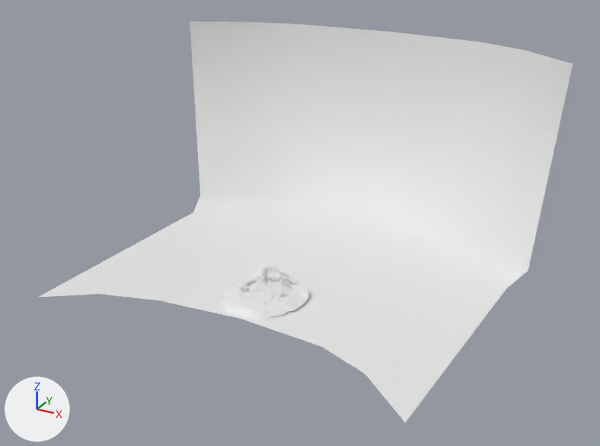
An edit to the FBX model Assets/_Project/Models/stage/0000/stage_carnival_ground.fbx, drawn before and after from the same camera.
Both versions are drawn from a 50 mm camera at (82.7, -135.1, 84.8) aimed at (2.0, 11.8, 11.4). The axes (+X, +Y, +Z) are drawn at lower left. The lights are the same throughout. Materials are left out; every surface is plain grey. Where no turn or scale is listed for an object, it has been applied to the vertices.

Objects in the first picture: 'back', 'ground'.
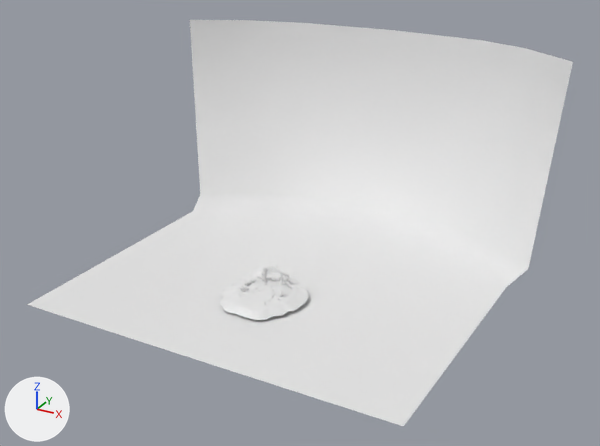
Pixel boxes [x1, y1, x2, y2] of what changed, in the pictures (600 x 446 px):
'back', reshaped
    before: [39, 21, 573, 423]
    after: [27, 20, 573, 426]

The change, as a diff of the scene's bpy script:
```diff
--- a/Assets/_Project/Models/stage/0000/stage_carnival_ground.fbx.py
+++ b/Assets/_Project/Models/stage/0000/stage_carnival_ground.fbx.py
@@ me_mesh_001 @@
 me_mesh_001.from_pydata(...)  # 28 vertices, 18 faces; spans x -48.4..49.8, y -28.6..61.4, z -3.5..46.0
 # used by ob_back; location = (0.0, 0.0, 0.0)
 # before: 0 (49.8, 41.4, 46.0) at pixel (572, 63), 1 (-48.4, 43.8, 45.8) at pixel (189, 21), 2 (-22.4, 58.8, 44.9) at pixel (305, 24), 3 (24.7, 59.3, 44.9) at pixel (480, 41), 4 (1.2, 61.4, 44.7) at pixel (392, 31)
 # before: 5 (36.9, 53.4, 45.2) at pixel (525, 50), 6 (-36.8, 53.3, 45.2) at pixel (247, 21), 7 (-45.5, 40.5, -1.3) at pixel (200, 195), 8 (-20.9, 55.1, -2.2) at pixel (302, 197), 9 (23.2, 55.5, -2.2) at pixel (454, 227)
 # before: 10 (46.6, 38.3, -1.2) at pixel (528, 270), 11 (1.1, 57.6, -2.4) at pixel (378, 209), 12 (34.7, 49.9, -1.9) at pixel (491, 243), 13 (-34.5, 49.8, -1.9) at pixel (251, 193), 21 (-42.0, 31.9, -2.5) at pixel (193, 212)
 # before: 22 (-18.7, 45.0, -3.3) at pixel (292, 214), 23 (21.3, 45.4, -3.4) at pixel (433, 244), 24 (1.2, 47.2, -3.5) at pixel (362, 226), 25 (-31.7, 40.4, -3.1) at pixel (242, 210), 26 (44.2, 29.5, -2.4) at pixel (506, 288)
 # before: 27 (32.4, 40.4, -3.1) at pixel (470, 261)
-me_mesh_001.vertices[14].co = (43.8, -28.6, 0.0)  # pixel (405, 422)
-me_mesh_001.vertices[15].co = (-40.5, -25.9, -0.2)  # pixel (37, 297)
-me_mesh_001.vertices[16].co = (-17.5, -13.6, -0.9)  # pixel (161, 301)
-me_mesh_001.vertices[17].co = (20.5, -13.2, -0.9)  # pixel (321, 346)
-me_mesh_001.vertices[18].co = (1.3, -11.6, -1.0)  # pixel (241, 319)
-me_mesh_001.vertices[19].co = (-30.6, -17.8, -0.7)  # pixel (100, 293)
-me_mesh_001.vertices[20].co = (31.6, -17.9, -0.7)  # pixel (364, 373)
+# me_mesh_001 part 1
+for i in [*range(0, 14), *range(21, 28)]: me_mesh_001.vertices[i].co += Vector((0.0, 0.0, 0.4))
+me_mesh_001.vertices[14].co = (43.8, -29.2, -0.3)  # pixel (403, 426)
+me_mesh_001.vertices[15].co = (-40.5, -29.0, -0.5)  # pixel (27, 304)
+me_mesh_001.vertices[16].co = (-17.5, -28.2, -1.2)  # pixel (116, 333)
+me_mesh_001.vertices[17].co = (20.5, -28.1, -1.2)  # pixel (283, 387)
+me_mesh_001.vertices[18].co = (1.3, -28.0, -1.3)  # pixel (194, 359)
+me_mesh_001.vertices[19].co = (-30.6, -28.5, -1.0)  # pixel (65, 317)
+me_mesh_001.vertices[20].co = (31.6, -28.5, -1.0)  # pixel (338, 405)
```
